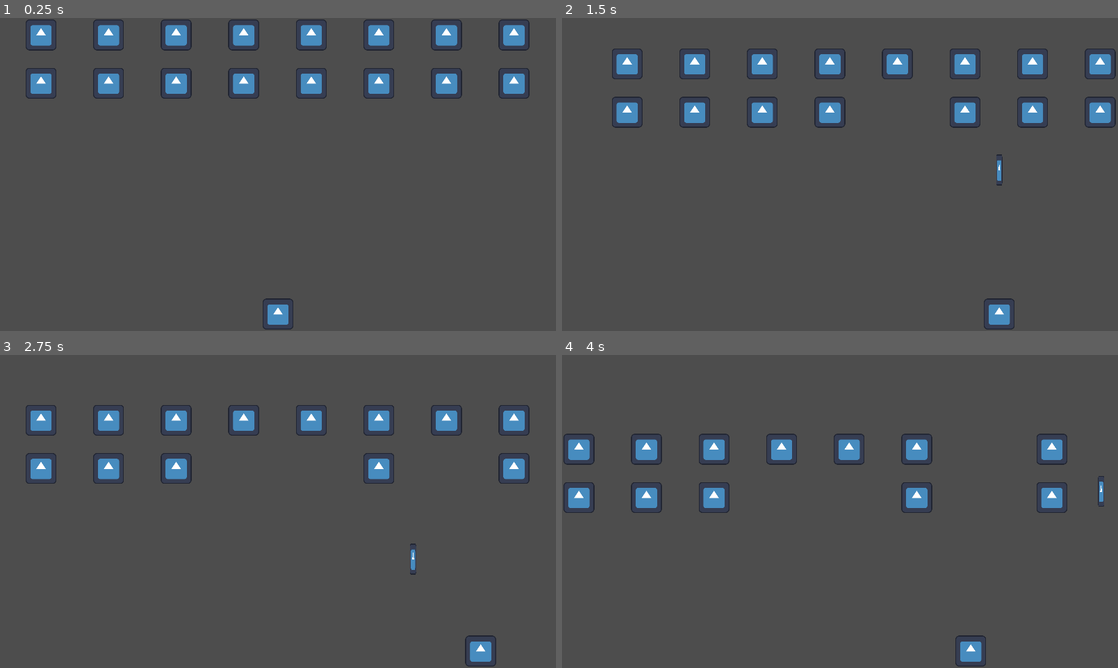
Above: before the commit, frames 1-4 (two rows, left to right).
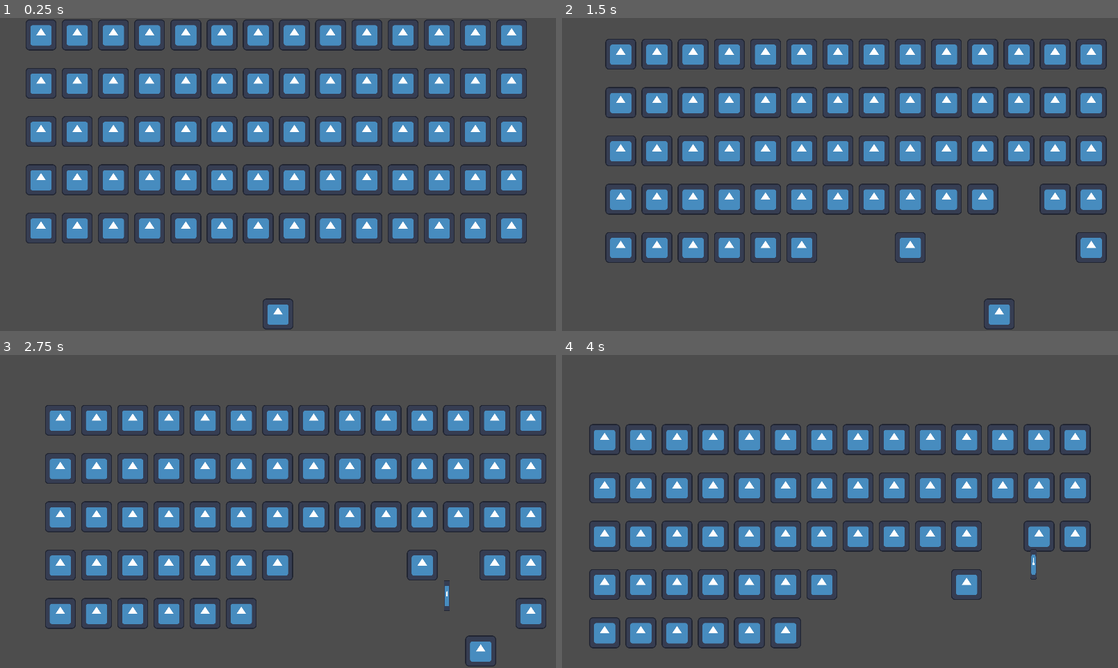
Above: after the commit, the same moments.

Repository: joshuawalker3/Godot_SpaceInvaders_Proof_of_Concept
Game: Godot game, scene res://main.tscn
The game is run twice, just before and just after one commit, with the same random seed, the same clock (stepped at 60 frames per second) and the same inputs. The engine's default icon, where the game draws it, is replaced by a stand-in: a white triangle on a blue panel in a dark square.
Inputs:
- Up to frame 1 (0.25 s): no input
- Up to frame 2 (1.5 s): hold Right (ui_right) 0.53-1.28 s; hold Space (ship_shoot) 0.53-1.28 s; hold Left (ui_left) from 1.28 s (still down); tap Space (ship_shoot) at 1.35 s
- Up to frame 3 (2.75 s): release Left (ui_left) at 2.03 s; hold Right (ui_right) from 2.03 s (still down); hold Space (ship_shoot) from 2.03 s (still down)
- Up to frame 4 (4 s): release Space (ship_shoot) at 2.78 s; tap Space (ship_shoot) at 2.85 s; release Right (ui_right) at 3.53 s; hold Left (ui_left) from 3.53 s (still down); hold Space (ship_shoot) from 3.53 s (still down)

The runs differ from the first frame. In frame 1, 21% of the frame differs, in the area x 4-96%, y 0-72%; in frame 2, 22%, in the area x 7-100%, y 6-79%; in frame 3, 19%; in frame 4, 20%.

Commit message:
Verified working

Diff:
--- a/main.gd
+++ b/main.gd
@@ -16,7 +16,7 @@
 
 func new_game():
 	$Player.start($StartingPosition.position)
-	spawn_enemies(2, $EnemySpawnStart.position)
+	spawn_enemies(5, $EnemySpawnStart.position)
 
 
 func game_over():
@@ -36,11 +36,11 @@
 
 func spawn_enemies(rows, start_position):
 	for i in rows:
-		for ii in 8:
+		for ii in 14:
 			var enemy = enemy_scene.instantiate()
 			var enemy_position = Vector2()
 			enemy_position.y = start_position.y
-			enemy_position.x = start_position.x + 140 * ii
+			enemy_position.x = start_position.x + 75 * ii
 			enemy.spawn_enemy(enemy_position)
 			if (!enemy.destroyed.is_connected(_on_enemy_destroyed)):
 				#Connect signal from enemy
